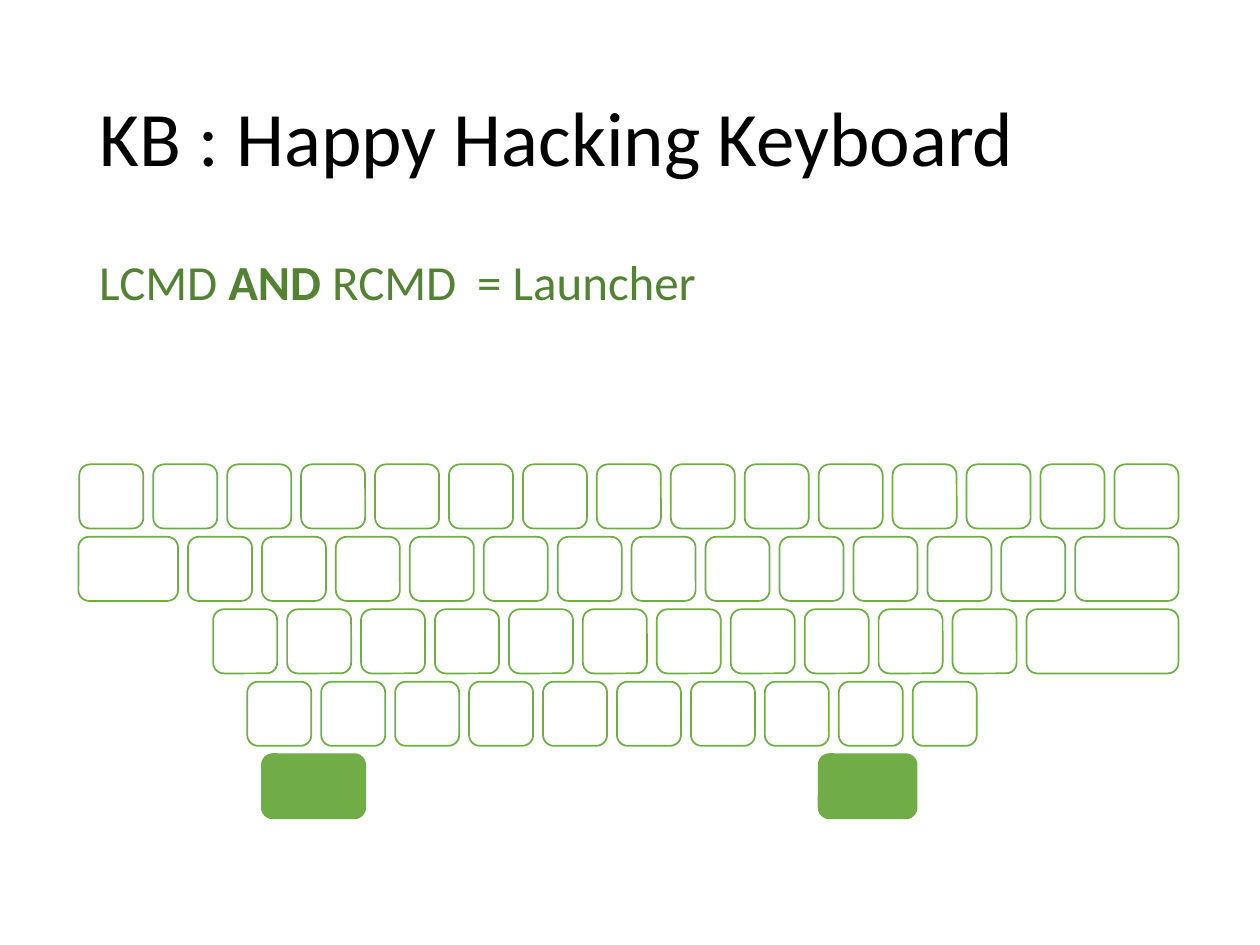
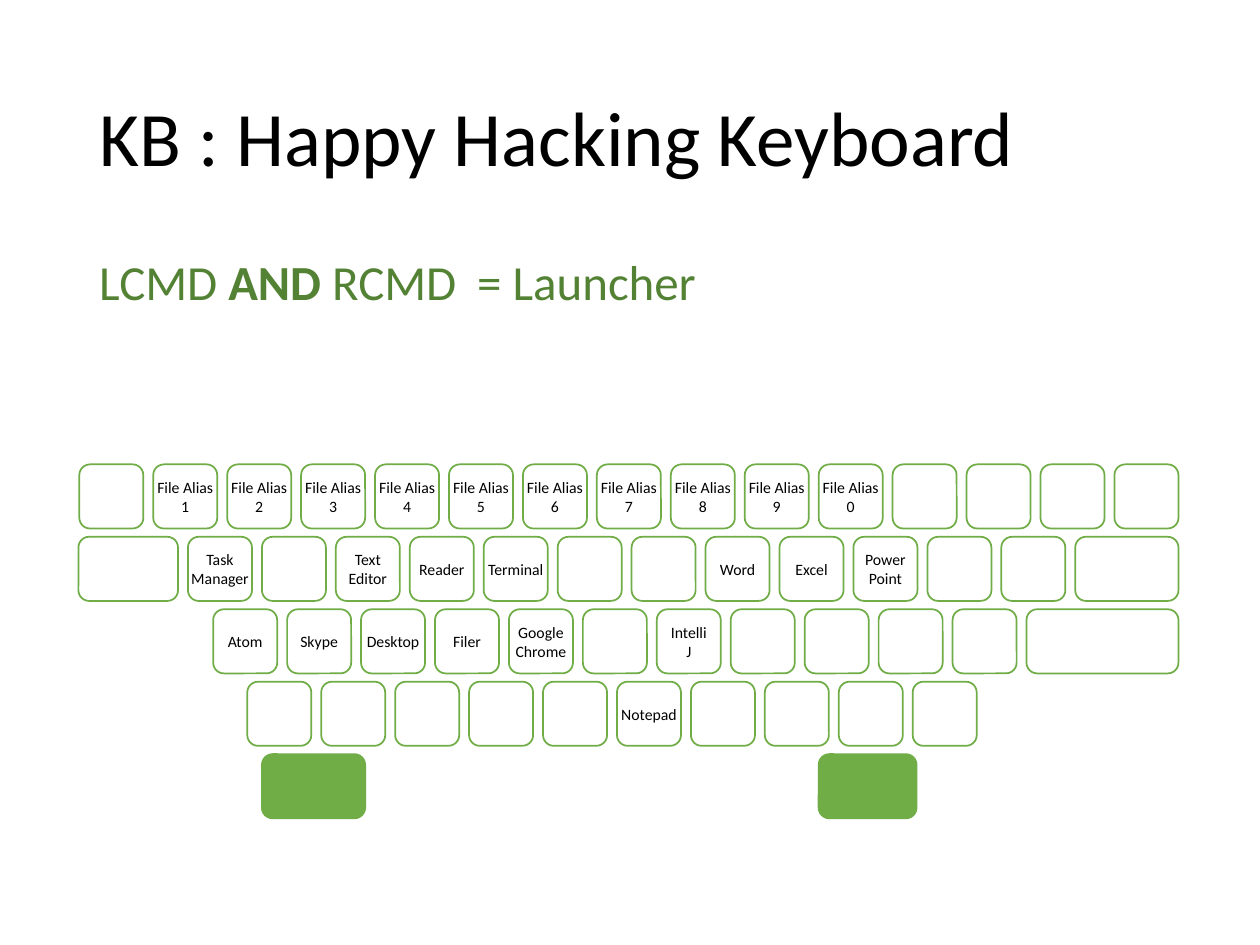
Before and after one commit to ittooo66/myAHK, a slide deck: slide 10 of MANUAL.pptx (slide 16 before the commit). Drawn at 1260x945 pixels with LibreOffice and Linux fonts; fonts in the diff are those of the drawing. Boxes give left, top, right and bottom in pixels: in the first picture for what was removed or moved away, otherwise in the second. Text is boxed around its words. In the diff, an @@ line names an element or a change of style, - is before the commit and + after.

```diff
--- a/MANUAL.pptx
+++ b/MANUAL.pptx
@@ text in rounded rectangle at (157, 482, 213, 512): text added @@
+File Alias
+1
@@ text in rounded rectangle at (231, 482, 287, 512): text added @@
+File Alias
+2
@@ text in rounded rectangle at (305, 482, 361, 512): text added @@
+File Alias
+3
@@ text in rounded rectangle at (379, 482, 435, 512): text added @@
+File Alias
+4
@@ text in rounded rectangle at (453, 482, 509, 512): text added @@
+File Alias
+5
@@ text in rounded rectangle at (527, 482, 583, 512): text added @@
+File Alias
+6
@@ text in rounded rectangle at (601, 482, 657, 512): text added @@
+File Alias
+7
@@ text in rounded rectangle at (675, 482, 731, 512): text added @@
+File Alias
+8
@@ text in rounded rectangle at (749, 482, 805, 512): text added @@
+File Alias
+9
@@ text in rounded rectangle at (823, 482, 879, 512): text added @@
+File Alias
+0
@@ text in rounded rectangle at (191, 554, 248, 587): text added @@
+Task
+Manager
@@ text in rounded rectangle at (349, 555, 387, 584): text added @@
+Text
+Editor
@@ text in rounded rectangle at (419, 564, 464, 575): text added @@
+Reader
@@ text in rounded rectangle at (488, 564, 543, 575): text added @@
+Terminal
@@ text in rounded rectangle at (720, 564, 755, 575): text added @@
+Word
@@ text in rounded rectangle at (795, 564, 827, 575): text added @@
+Excel
@@ text in rounded rectangle at (865, 555, 906, 584): text added @@
+Power
+Point
@@ text in rounded rectangle at (516, 627, 567, 657): text added @@
+Google
+Chrome
@@ text in rounded rectangle at (671, 627, 707, 657): text added @@
+Intelli
+J
@@ text in rounded rectangle at (228, 637, 263, 647): text added @@
+Atom
@@ text in rounded rectangle at (300, 636, 338, 650): text added @@
+Skype
@@ text in rounded rectangle at (367, 636, 419, 650): text added @@
+Desktop
@@ text in rounded rectangle at (453, 636, 481, 647): text added @@
+Filer
@@ text in rounded rectangle at (621, 709, 677, 723): text added @@
+Notepad
```
Also in this commit, not shown: 1 other slide changed, 1 slide added, 3 slides removed.
